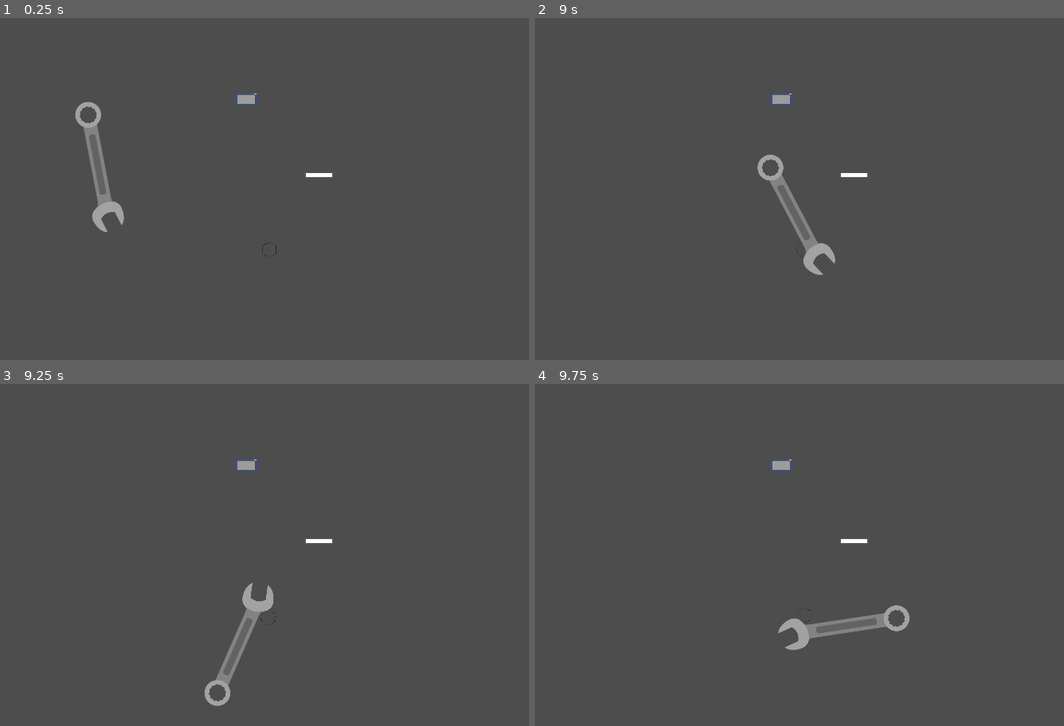
Above: before the commit, frames 1-4 (two rows, left to right).
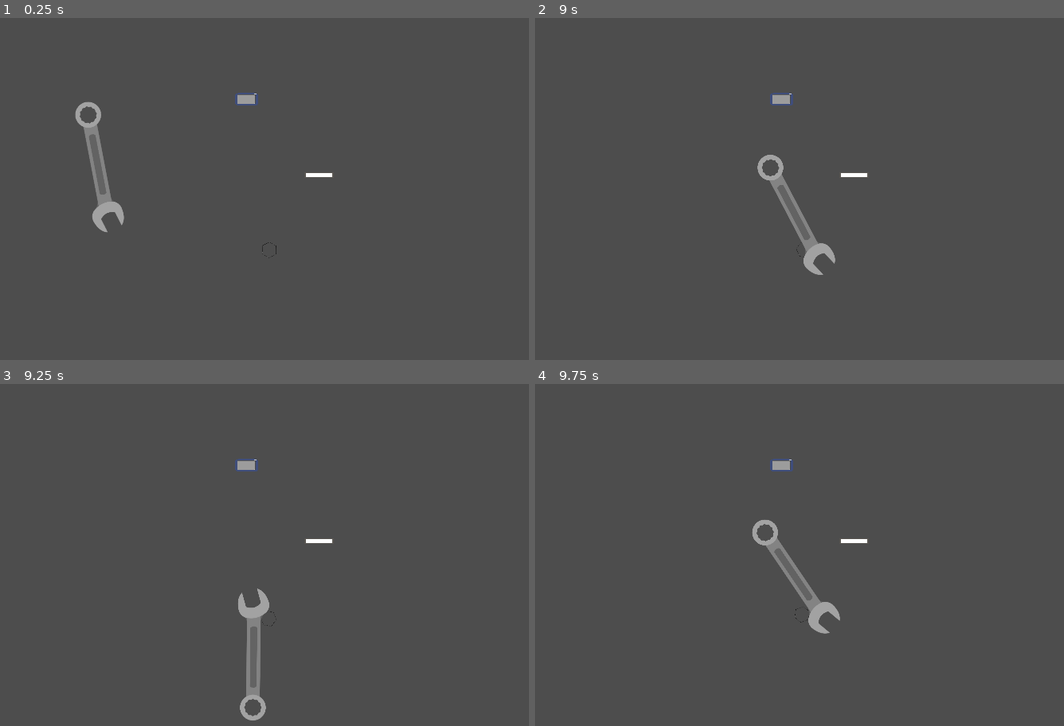
Above: after the commit, the same moments.

Repository: enderpyy/machina
Game: Godot game, scene res://scenes/test.tscn
Two runs of this game, one before a commit and one after it. Both use one fixed random seed, a clock stepped at 60 frames per second and the inputs below. This scene is started directly instead of the project's main scene. The engine's default icon, where the game draws it, is replaced by a stand-in: a white triangle on a blue panel in a dark square.
Inputs (mouse positions are in pixels of both pictures, inside the frame that each line leads up to):
- Up to frame 1 (0.25 s): no input
- Up to frame 2 (9 s): move the mouse to (804, 250) at 0.52 s; press the mouse at (804, 250) at 0.53 s; hold Right (right) 0.53-1.28 s; move the mouse to (635, 168) at 1.27 s; release the mouse at (635, 168) at 1.28 s; hold Down (down) 1.28-2.03 s; click (635, 168) at 1.35 s; move the mouse to (852, 175) at 2.02 s; press the mouse at (852, 175) at 2.03 s; hold Right (right) 2.03-2.78 s; move the mouse to (783, 100) at 2.77 s; release the mouse at (783, 100) at 2.78 s; hold Up (up) 2.78-3.53 s; click (783, 100) at 2.85 s; move the mouse to (995, 240) at 3.52 s; press the mouse at (995, 240) at 3.53 s; hold A (left) 3.53-5.03 s; move the mouse to (609, 130) at 4.27 s; release the mouse at (609, 130) at 4.28 s; click (609, 130) at 4.35 s; move the mouse to (831, 185) at 5.02 s; press the mouse at (831, 185) at 5.03 s; hold Down (down) 5.03-5.78 s; move the mouse to (704, 96) at 5.77 s; release the mouse at (704, 96) at 5.78 s; hold Right (right) 5.78-6.53 s; click (704, 96) at 5.85 s; move the mouse to (942, 168) at 6.52 s; press the mouse at (942, 168) at 6.53 s; hold Up (up) 6.53-7.28 s; move the mouse to (672, 202) at 7.27 s; release the mouse at (672, 202) at 7.28 s; hold Right (right) 7.28-8.03 s; click (672, 202) at 7.35 s; move the mouse to (862, 106) at 8.02 s; press the mouse at (862, 106) at 8.03 s; hold Down (down) 8.03-8.78 s; move the mouse to (767, 257) at 8.77 s; release the mouse at (767, 257) at 8.78 s; hold A (left) from 8.78 s (still down); click (767, 257) at 8.85 s
- Up to frame 3 (9.25 s): keep holding A (left)
- Up to frame 4 (9.75 s): move the mouse to (995, 606) at 9.52 s; release A (left) at 9.53 s; press the mouse at (995, 606) at 9.53 s; hold Up (up) from 9.53 s (still down)

Frames 1-2 are identical in both runs. In frame 3, 1.3% of the frame differs, in the area x 38-52%, y 58-99%; in frame 4, 1.6%, in the area x 41-71%, y 39-78%.

Commit message:
bolt box

Diff:
--- /dev/null
+++ b/machina/objects/bolts/basic.tres
@@ -0,0 +1,10 @@
+[gd_resource type="Resource" script_class="BoltResource" load_steps=3 format=3 uid="uid://buaxitkpychao"]
+
+[ext_resource type="Script" uid="uid://dpf3clyxiwm2a" path="res://scripts/resource scripts/bolt_resource.gd" id="1_g75a6"]
+[ext_resource type="Texture2D" uid="uid://d0govlvj4ibcy" path="res://sprite/hex.png" id="2_4bpj1"]
+
+[resource]
+script = ExtResource("1_g75a6")
+bolt_name = "basic"
+sprite = ExtResource("2_4bpj1")
+metadata/_custom_type_script = "uid://dpf3clyxiwm2a"
--- a/machina/scenes/bolt_box.tscn
+++ b/machina/scenes/bolt_box.tscn
@@ -1,8 +1,15 @@
-[gd_scene load_steps=2 format=3 uid="uid://c1rvfvx0n0lu4"]
+[gd_scene load_steps=3 format=3 uid="uid://c1rvfvx0n0lu4"]
 
 [ext_resource type="Script" uid="uid://yh4d2r04w52n" path="res://scripts/bolt/bolt_box.gd" id="1_caf27"]
+
+[sub_resource type="RectangleShape2D" id="RectangleShape2D_caf27"]
+size = Vector2(118, 84)
 
 [node name="BoltBox" type="Area2D"]
 script = ExtResource("1_caf27")
 
 [node name="CollisionShape2D" type="CollisionShape2D" parent="."]
+position = Vector2(-1, 1)
+shape = SubResource("RectangleShape2D_caf27")
+
+[connection signal="input_event" from="." to="." method="_on_input_event"]
--- a/machina/scenes/test.tscn
+++ b/machina/scenes/test.tscn
@@ -1,9 +1,11 @@
-[gd_scene load_steps=5 format=3 uid="uid://u823ly3mj51p"]
+[gd_scene load_steps=7 format=3 uid="uid://u823ly3mj51p"]
 
 [ext_resource type="PackedScene" uid="uid://ch1m2eblpswel" path="res://scenes/wrench_spawn.tscn" id="1_bl13t"]
 [ext_resource type="PackedScene" uid="uid://ckimr8da0ken" path="res://scenes/bolt_socket.tscn" id="2_iyx0m"]
 [ext_resource type="PackedScene" uid="uid://dqw4alxddls50" path="res://scenes/code.tscn" id="3_iyx0m"]
 [ext_resource type="PackedScene" uid="uid://wkm7d80sbmdw" path="res://scenes/sensor_calibration.tscn" id="4_74lek"]
+[ext_resource type="PackedScene" uid="uid://c1rvfvx0n0lu4" path="res://scenes/bolt_box.tscn" id="5_j5jx5"]
+[ext_resource type="Resource" uid="uid://buaxitkpychao" path="res://objects/bolts/basic.tres" id="6_lpvoh"]
 
 [node name="test" type="Node2D"]
 
@@ -20,3 +22,7 @@
 
 [node name="Sensor Calibration" parent="." instance=ExtResource("4_74lek")]
 position = Vector2(899, 281)
+
+[node name="BoltBox" parent="." instance=ExtResource("5_j5jx5")]
+position = Vector2(1416, 288)
+bolt_type = ExtResource("6_lpvoh")
--- a/machina/scripts/bolt/bolt.gd
+++ b/machina/scripts/bolt/bolt.gd
@@ -12,13 +12,25 @@
 	sprite = bolt_type.get_sprite()
 	bolt_name = bolt_type.get_bolt_name()
 
+func _process(delta: float) -> void:
+	if following:
+		linear_velocity = (get_global_mouse_position() - position)*10
+
+func build(type : BoltResource):
+	print(sprite)
+	sprite.texture = type.sprite
+	name = type.bolt_name
+
 func _on_input_event(viewport: Node, event: InputEvent, shape_idx: int) -> void:
-	if event.is_action_pressed("left_click") and following == false:
-		following = true
+	if event.is_action_pressed("left_click"):
+		if following == false and globals.nut == false:
+			globals.nut = true
+			following = true
 
 func _input(event: InputEvent) -> void:
-	if event.is_action_released("left_click") and following == true:
+	if event.is_action_pressed("left_click") and following == true:
 		following = false
+		globals.nut = false
 		for area in detector.get_overlapping_areas():
 			if area.has_method("accept_bolt"):
 				area.accept_bolt(self)
--- a/machina/scripts/bolt/bolt_box.gd
+++ b/machina/scripts/bolt/bolt_box.gd
@@ -3,6 +3,19 @@
 @export
 var bolt_type : BoltResource
 
+var bolt_scene = preload("res://scenes/bolt.tscn")
+
 func accept_bolt(bolt):
 	if bolt.bolt_name == bolt_type.bolt_name:
 		bolt.queue_free()
+
+
+
+func _on_input_event(viewport: Node, event: InputEvent, shape_idx: int) -> void:
+	if event.is_action_pressed("left_click") and globals.nut == false:
+		globals.nut = true
+		var b = bolt_scene.instantiate()
+		get_parent().add_child(b)
+		b.position = get_global_mouse_position()
+		b.build(bolt_type)
+		b.following = true
--- a/machina/scripts/globals.gd
+++ b/machina/scripts/globals.gd
@@ -3,3 +3,5 @@
 var mpos: Vector2
 
 var zoomed := false
+
+var nut := false
